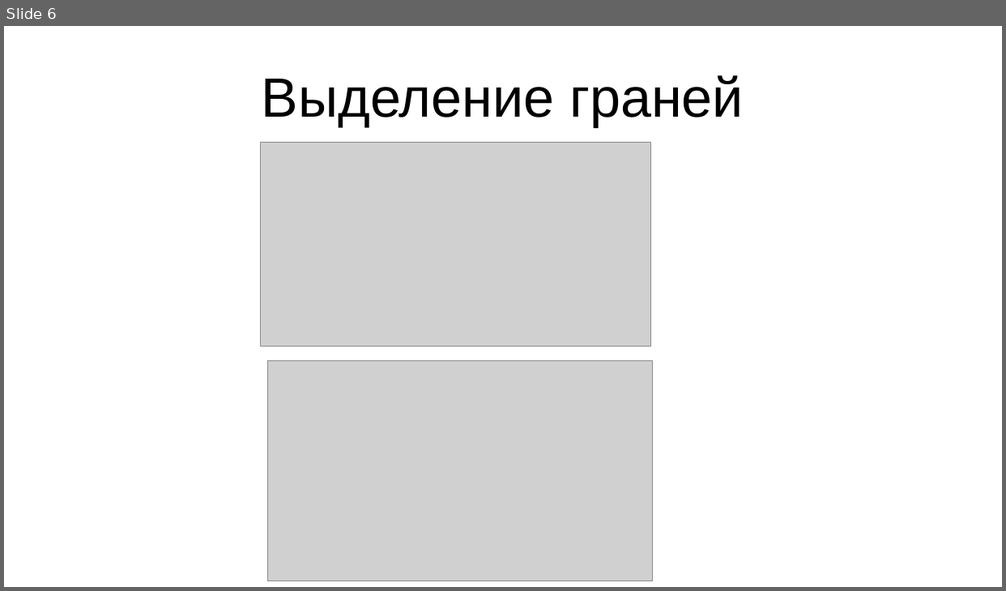
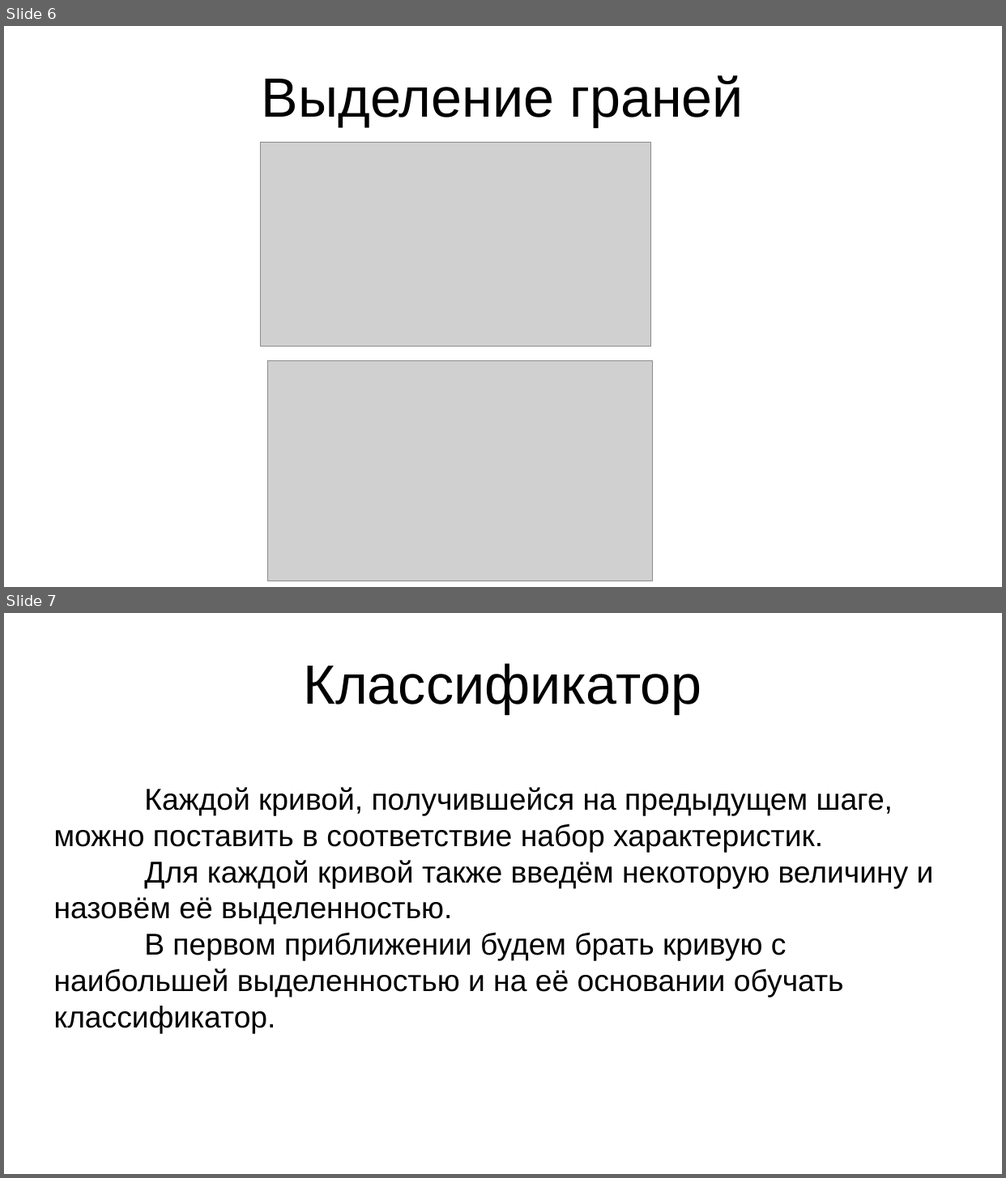
Before and after one commit to Apollon76/signature_detection, a slide deck: presentation.odp. Shown one above the other, each under a label of ours: slide 6 before the commit, slides 6 and 7 after it. The pictures are 1006x591 and 1006x1178 pixels, drawn with LibreOffice and Linux fonts; fonts in the diff are those of the drawing; grey boxes stand for pictures. Boxes give left, top, right and bottom in pixels: in the first picture for what was removed or moved away, otherwise in the second. Text is boxed around its words. In the diff, an @@ line names an element or a change of style, - is before the commit and + after.

```diff
--- a/presentation.odp
+++ b/presentation.odp
@@ slide 7 added at (4, 613, 1002, 1174), background #FFFFFF @@
@@ title added at (303, 663, 701, 714), 44 pt, text #000000 @@
+Классификатор
@@ subtitle added at (54, 787, 934, 1033), 24 pt, text #000000 @@
+Каждой кривой, получившейся на предыдущем шаге, можно поставить в соответствие набор характеристик.
+Для каждой кривой также введём некоторую величину и назовём её выделенностью.
+В первом приближении будем брать кривую с наибольшей выделенностью и на её основании обучать классификатор.
```
Also in this commit, not shown: 1 other slide added.
